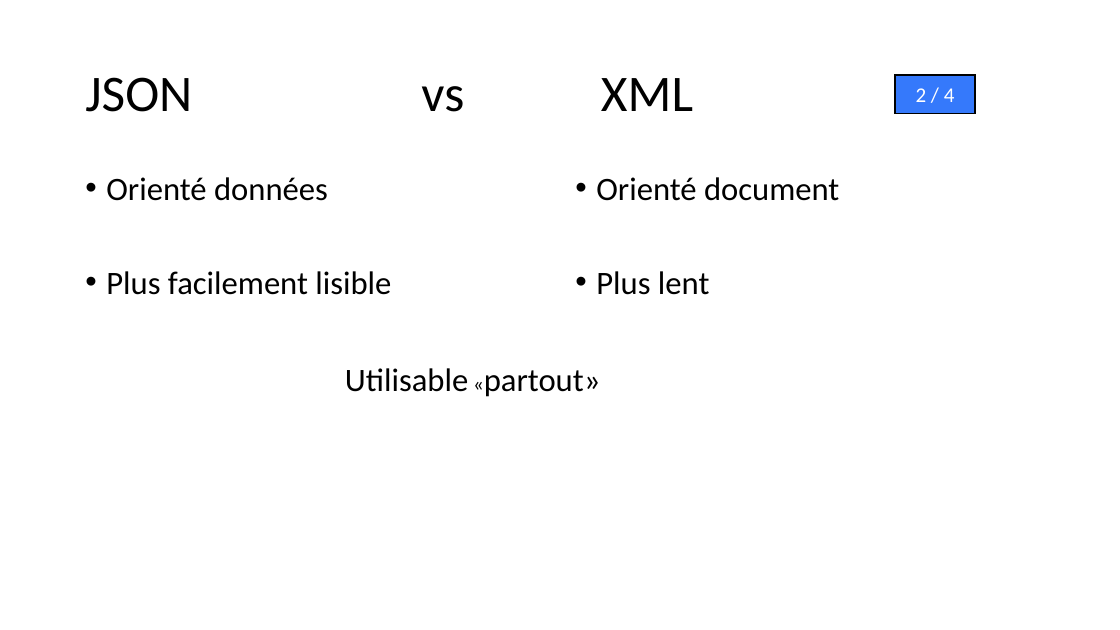
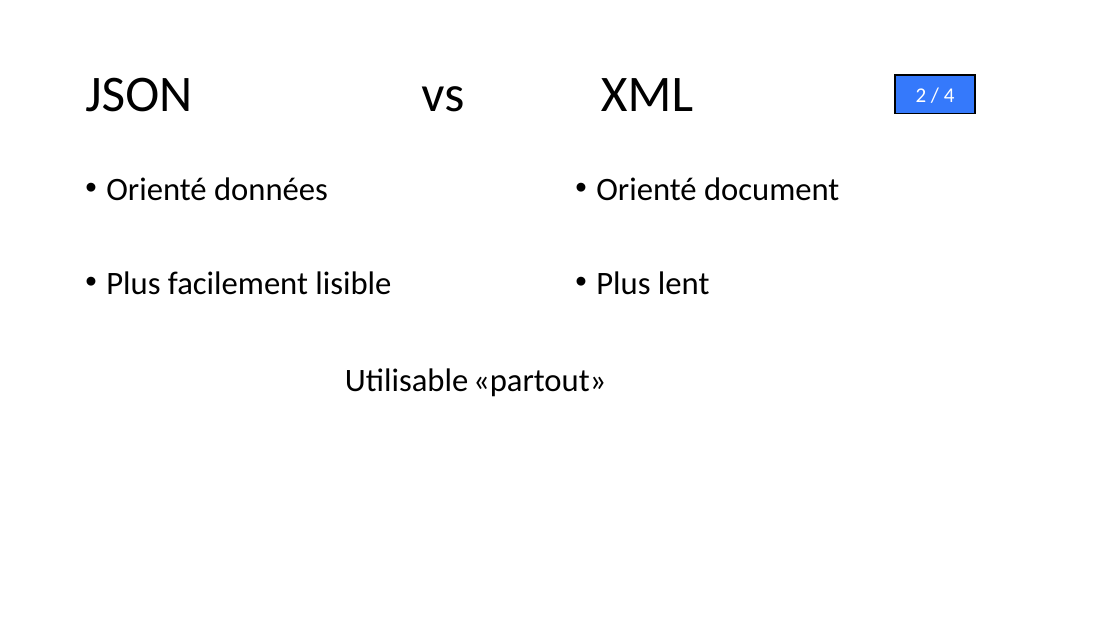
Before and after one commit to JuanitoLe/XML1, a slide deck: slide 5 of Présentation/XML_VS_JSON.pptx. Drawn at 1120x630 pixels with LibreOffice and Linux fonts; fonts in the diff are those of the drawing. Boxes give left, top, right and bottom in pixels: in the first picture for what was removed or moved away, otherwise in the second. Text is boxed around its words. In the diff, an @@ line names an element or a change of style, - is before the commit and + after.

```diff
--- a/Présentation/XML_VS_JSON.pptx
+++ b/Présentation/XML_VS_JSON.pptx
@@ text "Utilisable «partout»" at (345,368,606,397): size 18 to 28 pt in "«partout»" @@
```
Also in this commit, not shown: 5 other slides changed.
